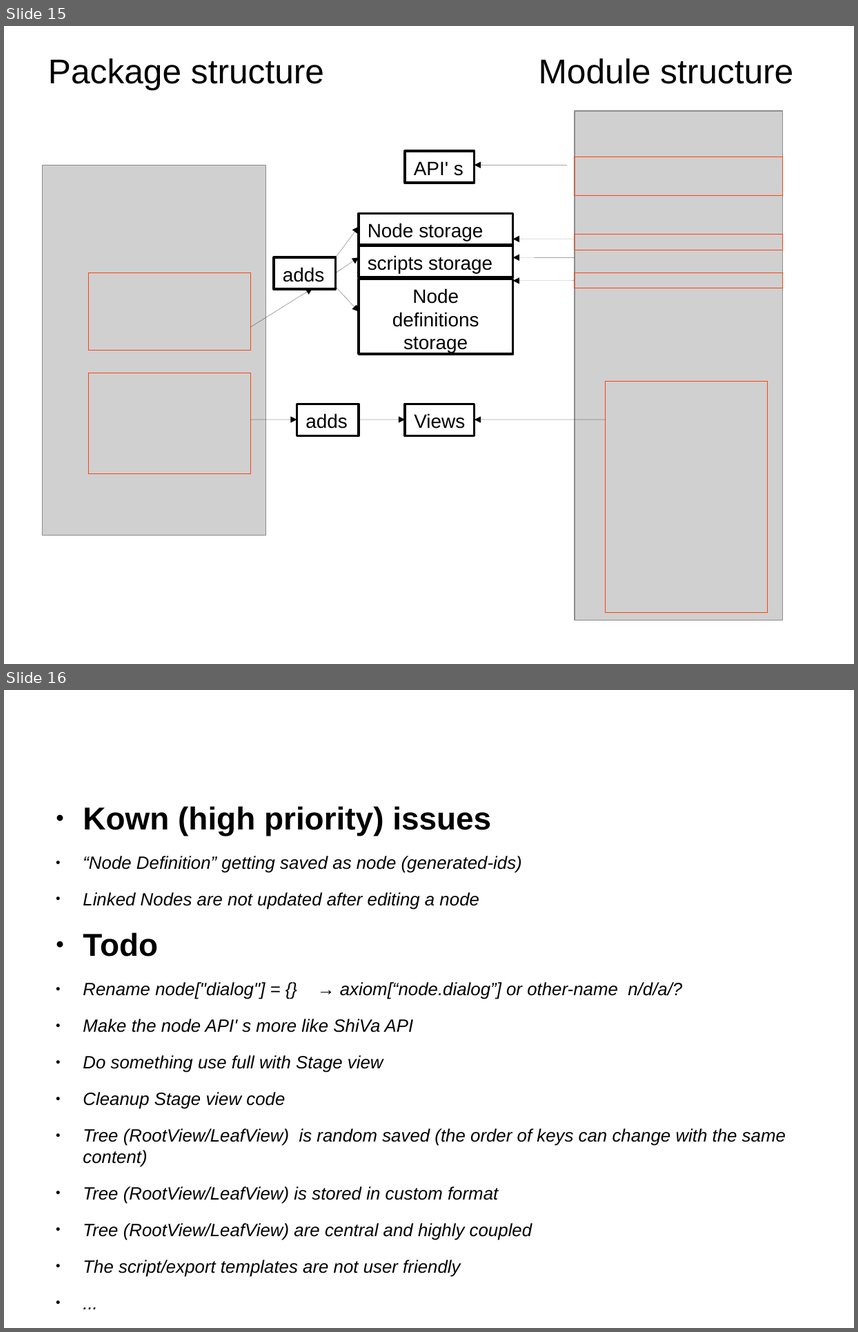
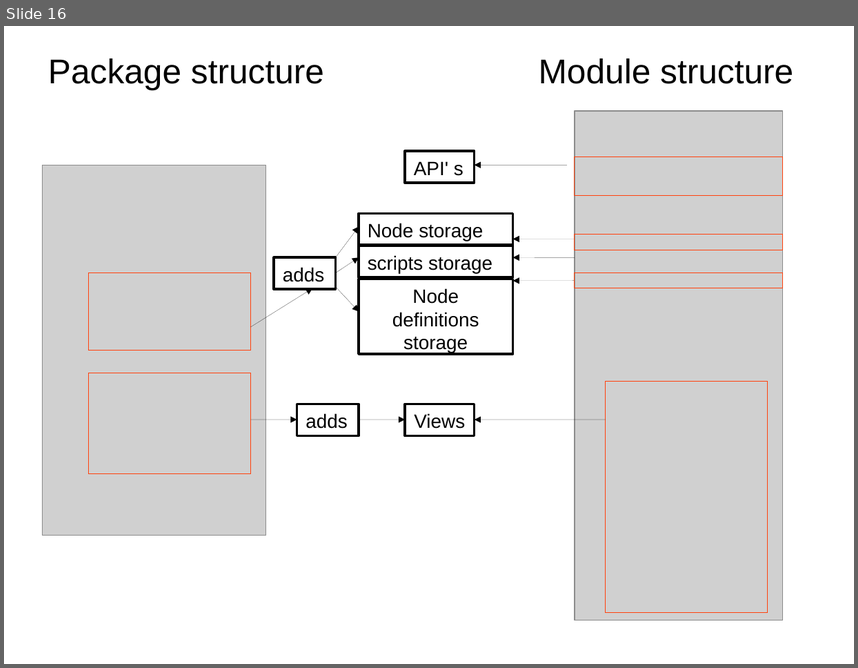
Before and after one commit to cheramu/com.layers.polyglot-visualnode, a slide deck: documentation/polyglot-visualnode.odp. Shown one above the other, each under a label of ours: slides 15 and 16 before the commit, slide 16 after it. The pictures are 858x1332 and 858x668 pixels, drawn with LibreOffice and Linux fonts; fonts in the diff are those of the drawing; grey boxes stand for pictures. Boxes give left, top, right and bottom in pixels: in the first picture for what was removed or moved away, otherwise in the second. Text is boxed around its words. In the diff, an @@ line names an element or a change of style, - is before the commit and + after.

```diff
--- a/documentation/polyglot-visualnode.odp
+++ b/documentation/polyglot-visualnode.odp
@@ slide 16 removed at (4,690,854,1328), background #FFFFFF @@
@@ text removed at (83,806,786,1276) @@
-● Kown (high priority) issues
-● “Node Definition” getting saved as node (generated-ids)
-● Linked Nodes are not updated after editing a node
-● Todo
-● Rename node["dialog"] = {} → axiom[“node.dialog”] or other-name n/d/a/?
-● Make the node API' s more like ShiVa API
-● Do something use full with Stage view
-● Cleanup Stage view code
-● Tree (RootView/LeafView) is random saved (the order of keys can change with the same content)
-● Tree (RootView/LeafView) is stored in custom format
-● Tree (RootView/LeafView) are central and highly coupled
-● The script/export templates are not user friendly
-● ...
@@ what was slide 15 is now slide 16 @@
```
Also in this commit, not shown: 2 slides added, 3 other files.
